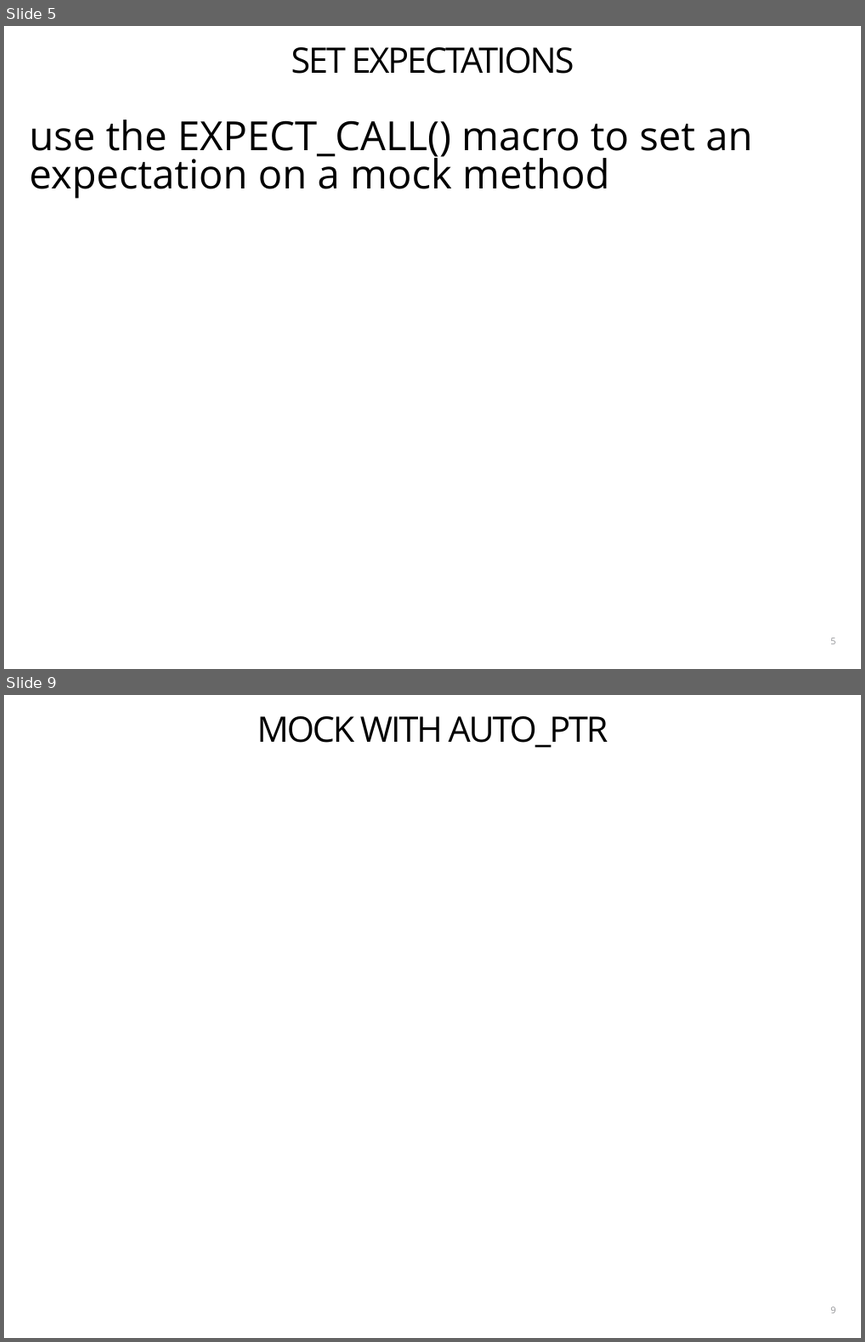
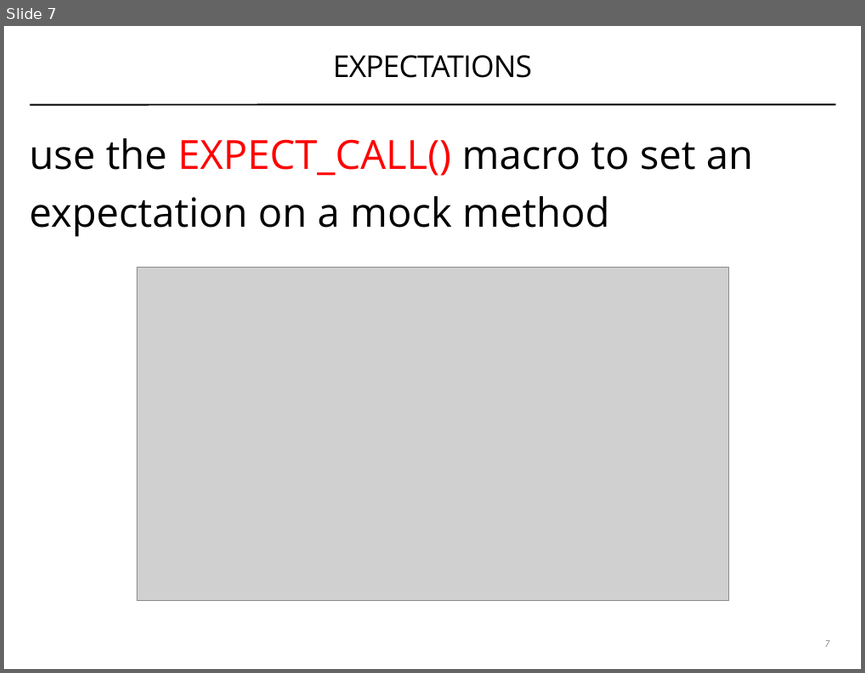
Before and after one commit to coney/cpp-unit-testing, a slide deck: .slides/02-stubs-and-mocks.pptx. Shown one above the other, each under a label of ours: slides 5 and 9 before the commit, slide 7 after it; the slides between them are not shown. The pictures are 865x1342 and 865x673 pixels, drawn with LibreOffice and Linux fonts; fonts in the diff are those of the drawing; grey boxes stand for pictures. Boxes give left, top, right and bottom in pixels: in the first picture for what was removed or moved away, otherwise in the second. Text is boxed around its words. In the diff, an @@ line names an element or a change of style, - is before the commit and + after.

```diff
--- a/.slides/02-stubs-and-mocks.pptx
+++ b/.slides/02-stubs-and-mocks.pptx
@@ slide 9 removed at (4, 695, 861, 1338), background #FFFFFF @@
@@ title removed at (257, 716, 608, 748) @@
-MOCK WITH AUTO_PTR
@@ page number removed at (830, 1306, 835, 1313) @@
-9
@@ what was slide 5 is now slide 7 @@
@@ slide 7 changed as well @@
@@ title at (333, 55, 532, 78): text changed; size 42 to 36 pt @@
-SET EXPECTATIONS
+EXPECTATIONS
@@ text "use the EXPECT_CALL() macro to ..." at (30, 138, 753, 237): text colour #000000 to #FF0000 in "EXPECT_CALL()"; indent changed; line spacing 0.8 to 1.2 @@
@@ line added from (30, 105) to (836, 104), #000000 2 pt @@
@@ picture added at (137, 267, 728, 601) @@
@@ page number at (824, 640, 829, 646): text changed; text colour #929396 to #808184; italic on @@
-5
+7
```
Also in this commit, not shown: 5 other slides changed, 11 slides added, 3 other slides removed.
